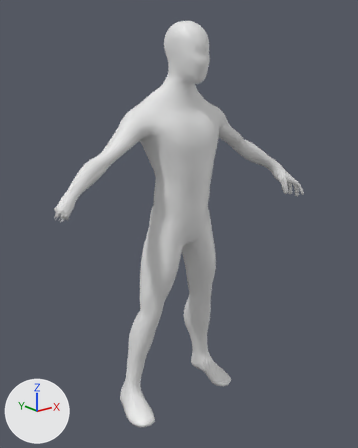
One commit to the Blender file neverlast10seconds/Assets/Models/Source/Alien_Posed.blend: the scene before it, then after it.
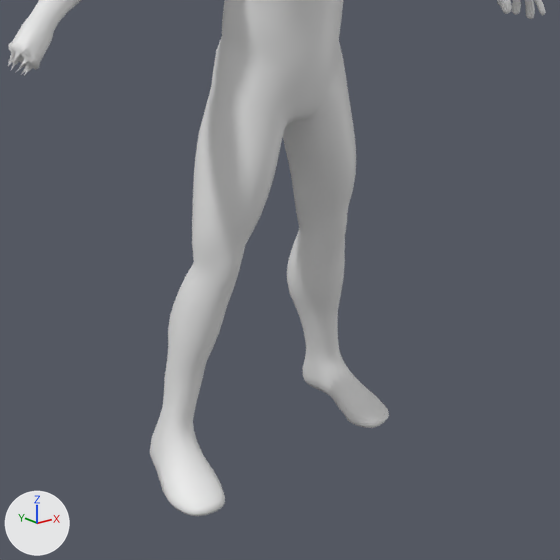
Each version is shown whole from a camera (50 mm lens) standing at (-1.413, -1.761, 1.666) and looking at (-0.004, 0.001, 0.961), then close up on the part from 14% to 87% of the width and 42% to 100% of the height. Lighting does not change. The marker at lower left points along +X, +Y and +Z. The close-ups show mesh edges as thin lines. Objects named as collision shapes, trigger or cutter boxes, shadow casters or lower levels of detail are left out.

The older version as bpy lines, for what is in view:
```python
me_mesh_001 = bpy.data.meshes.new('Mesh.001')
me_mesh_001.from_pydata(...)  # 3174 vertices, 3180 faces; spans x -66.0..72.0, y -17.0..17.0, z -1.0..186.0
me_mesh_001.materials.append(mat_material_001)  # white #e7e7e7
ob_human_basemesh = bpy.data.objects.new('Human_BaseMesh', me_mesh_001)
ob_human_basemesh.location = (0.0, 0.0, 0.0)
ob_human_basemesh.scale = (0.01, 0.01, 0.01)
```
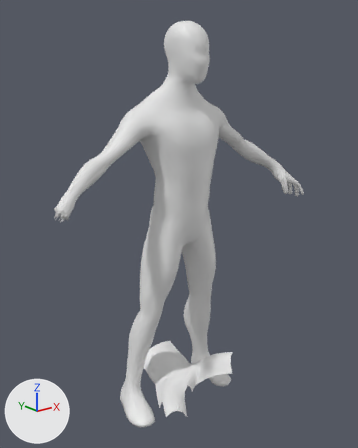
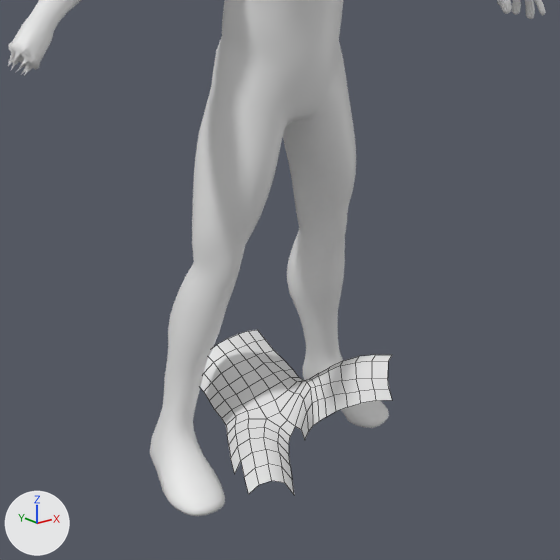
Pixel boxes [x1, y1, x2, y2] of what changed, in the close-ups (560 x 560 px):
```json
{"object": "BubbleArea", "change": "added", "after": [200, 330, 392, 494]}
```

Edits to the scene script, one JSON object a line:
```json
{"op": "add", "block": "me_mesh_003", "code": ["me_mesh_003 = bpy.data.meshes.new('Mesh.003')", "me_mesh_003.from_pydata(...)  # 140 vertices, 110 faces; spans x -25.8..16.4, y -28.6..20.4, z 10.0..30.8", "me_mesh_003.materials.append(mat_material_001)  # white #e7e7e7"]}
{"op": "add", "block": "ob_bubblearea", "code": ["ob_bubblearea = bpy.data.objects.new('BubbleArea', me_mesh_003)", "ob_bubblearea.location = (0.0, 0.0, 0.0)", "ob_bubblearea.scale = (0.01, 0.01, 0.01)"]}
```
